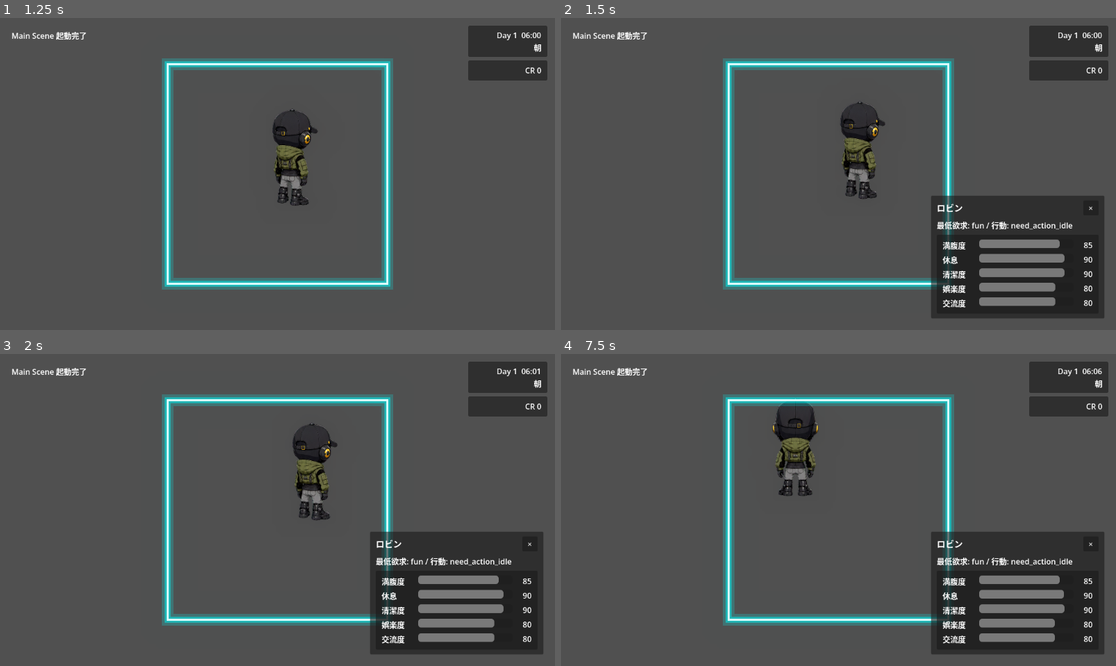
Above: before the commit, frames 1-4 (two rows, left to right).
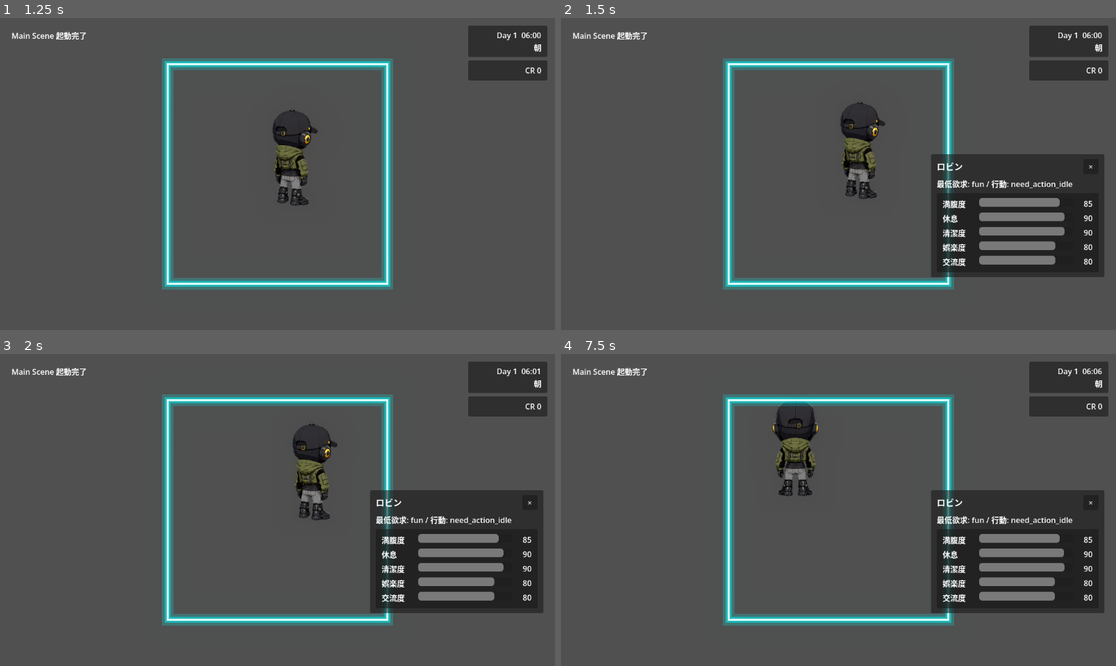
Above: after the commit, the same moments.

Repository: grimoire1089-coder/optimistic
Game: Godot game, scene res://Scenes/Boot/TitleScene.tscn
Two runs of this game, one before a commit and one after it. Both use one fixed random seed, a clock stepped at 60 frames per second and the inputs below.
Inputs (mouse positions are in pixels of both pictures, inside the frame that each line leads up to):
- Up to frame 1 (1.25 s): click "はじめる" at 0.5 s
- Up to frame 2 (1.5 s): move the mouse to (855, 155) at 1.27 s; click (855, 155) at 1.42 s
- Up to frame 3 (2 s): no input
- Up to frame 4 (7.5 s): click "×" at 2 s; move the mouse to (727, 525) at 2.77 s; click (727, 525) at 2.92 s; move the mouse to (894, 441) at 3.52 s; click (894, 441) at 3.67 s; move the mouse to (810, 572) at 4.27 s; click (810, 572) at 4.42 s; move the mouse to (1005, 556) at 5.02 s; click (1005, 556) at 5.17 s; move the mouse to (672, 463) at 5.77 s; click (672, 463) at 5.92 s; move the mouse to (866, 510) at 6.52 s; click (866, 510) at 6.67 s; tap Enter at 7.25 s; move the mouse to (755, 432) at 7.27 s; click (755, 432) at 7.42 s

Frame 1 is identical in both runs. In frame 2, 11% of the frame differs, in the area x 66-98%, y 43-97%; in frame 3, 11%; in frame 4, 11%.

Commit message:
Move character HUD upward

Diff:
--- a/Scenes/UI/HUD/AICharacterHud.tscn
+++ b/Scenes/UI/HUD/AICharacterHud.tscn
@@ -11,9 +11,9 @@
 anchor_right = 1.0
 anchor_bottom = 1.0
 offset_left = -384.0
-offset_top = -244.0
+offset_top = -330.0
 offset_right = -24.0
-offset_bottom = -24.0
+offset_bottom = -110.0
 grow_horizontal = 0
 grow_vertical = 0
 script = ExtResource("1_hud_script")
@@ -45,7 +45,7 @@
 
 [node name="ActionLabel" type="Label" parent="MarginContainer/Rows"]
 layout_mode = 2
-text = "欲求行動: -"
+text = "状態行動: -"
 
 [node name="CharacterNeedsPanel" parent="MarginContainer/Rows" instance=ExtResource("2_needs_panel")]
 layout_mode = 2
